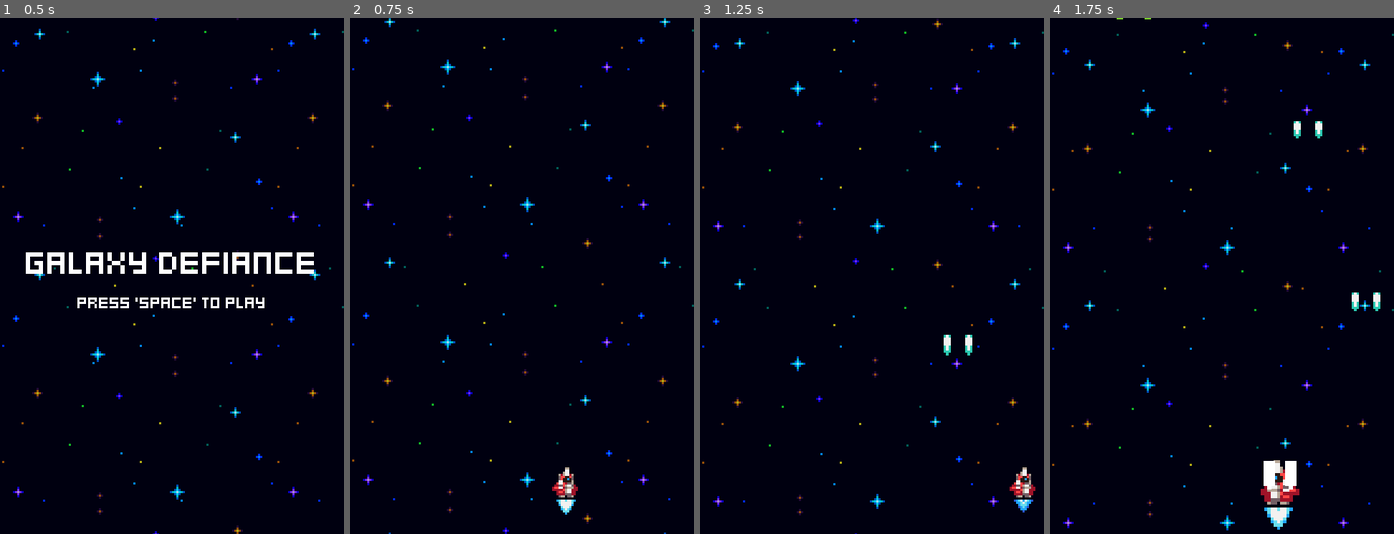
Above: before the commit, frames 1-4 (left to right).
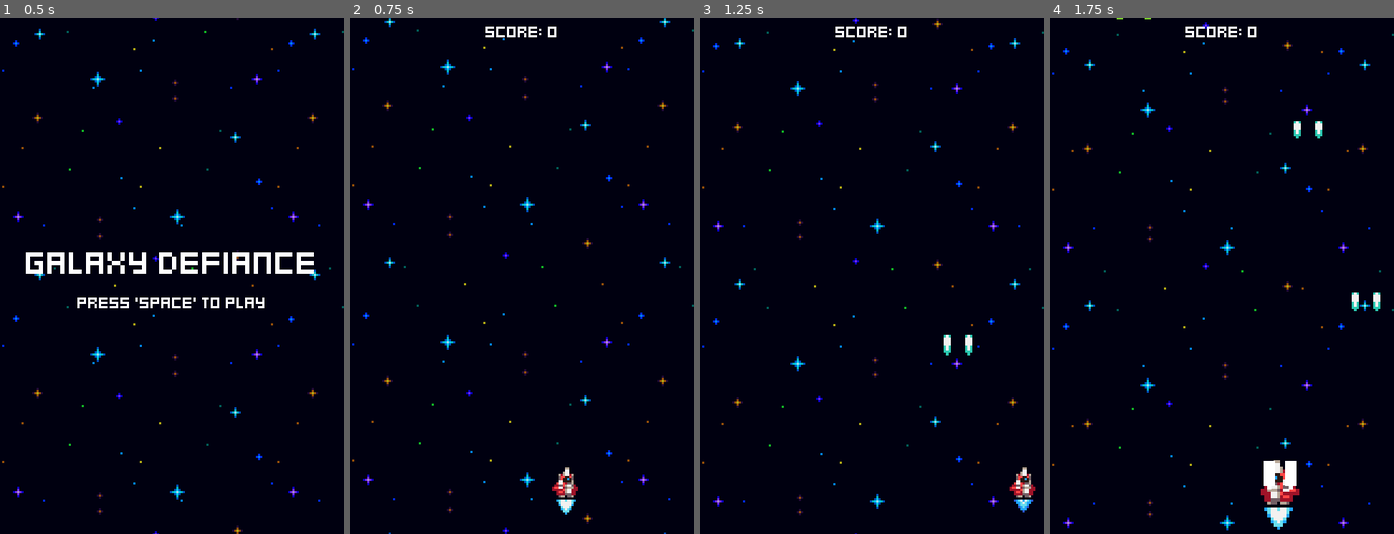
Above: after the commit, the same moments.

Repository: elbow667/GalaxyDefiance
Game: Godot game, scene res://Menus/menu.tscn
Two runs of this game, one before a commit and one after it. Both use one fixed random seed, a clock stepped at 60 frames per second and the inputs below.
Inputs:
- Up to frame 1 (0.5 s): no input
- Up to frame 2 (0.75 s): tap Space at 0.5 s; hold Right (ui_right) from 0.53 s (still down); tap Enter (ui_accept) at 0.6 s
- Up to frame 3 (1.25 s): keep holding Right (ui_right); tap Enter (ui_accept) at 0.77, 1.07 s
- Up to frame 4 (1.75 s): release Right (ui_right) at 1.28 s; hold Left (ui_left) from 1.28 s (still down); tap Enter (ui_accept) at 1.35, 1.52 s

Frame 1 is identical in both runs. In frame 2, 0.2% of the frame differs, in the area x 39-60%, y 1-4%; in frame 3, 0.2%; in frame 4, 0.2%.

Commit message:
Part 12 Score

Diff:
--- a/Enemies/enemy.gd
+++ b/Enemies/enemy.gd
@@ -9,8 +9,13 @@
 @onready var hurtbox_component: = $HurtboxComponent as HurtboxComponent
 @onready var hitbox_component: = $HitboxComponent as HitboxComponent
 @onready var destroyed_component: = $DestroyedComponent as DestroyedComponent
+@onready var score_component: ScoreComponent = $ScoreComponent as ScoreComponent
 
 func _ready() -> void:
+	stats_component.no_health.connect(func():
+		score_component.adjust_score()
+		)
+
 	visible_on_screen_notifier_2d.screen_exited.connect(queue_free)
 	hurtbox_component.hurt.connect(func(_hitbox: HitboxComponent):
 		scale_component.tween_scale()
--- a/Enemies/enemy.tscn
+++ b/Enemies/enemy.tscn
@@ -12,6 +12,8 @@
 [ext_resource type="Script" path="res://components/spawner_component.gd" id="10_5d7t0"]
 [ext_resource type="PackedScene" uid="uid://qirfo0351vm4" path="res://effects/explosion_effect.tscn" id="11_txjge"]
 [ext_resource type="Script" path="res://components/destroyed_component.gd" id="12_vci5g"]
+[ext_resource type="Script" path="res://components/score_component.gd" id="13_3unxy"]
+[ext_resource type="Resource" uid="uid://m7x3g1o840ot" path="res://game_stats.tres" id="14_hem5a"]
 
 [node name="Enemy" type="Node2D"]
 script = ExtResource("1_byxdk")
@@ -62,3 +64,7 @@
 actor = NodePath("..")
 stats_component = NodePath("../StatsComponent")
 destroy_effect_spawner_component = NodePath("../SpawnerComponent")
+
+[node name="ScoreComponent" type="Node" parent="."]
+script = ExtResource("13_3unxy")
+game_stats = ExtResource("14_hem5a")
--- a/components/score_component.gd
+++ b/components/score_component.gd
@@ -1,5 +1,6 @@
 # Give the component a class name so it can be instanced as a custom node
 class_name ScoreComponent
+
 extends Node
 
 # Export the game stats so we can manipulate the game score
--- a/components/spawner_component.gd
+++ b/components/spawner_component.gd
@@ -9,7 +9,7 @@
 # Spawn an instance of the scene at a specific global position on a parent
 # By default the parent is the current "main" scene , but you can pass in
 # an alternative parent if you so choose.
-func spawn(global_pos: Vector2 = global_position, parent: Node = get_tree().current_scene) -> Node:
+func spawn(global_spawn_position: Vector2 = global_position, parent: Node = get_tree().current_scene) -> Node:
 	assert(scene is PackedScene, "Error: The scene export was never set on this spawner component.")
 	# Instance the scene
 	var instance = scene.instantiate()
@@ -17,7 +17,7 @@
 	parent.add_child(instance)
 	# Update the global position of the instance.
 	# (This must be done after adding it as a child)
-	instance.global_position = global_pos
+	instance.global_position = global_spawn_position
 	# Return the instance in case we want to perform any other operations
 	# on it after instancing it.
 	return instance
--- /dev/null
+++ b/game_stats.gd
@@ -0,0 +1,12 @@
+class_name GameStats
+
+extends Resource
+
+@export var score: int = 0:
+	set(value):
+		score = value
+		score_changed.emit(score)
+
+@export var highscore: int = 0
+
+signal score_changed(new_score)
--- /dev/null
+++ b/game_stats.tres
@@ -0,0 +1,8 @@
+[gd_resource type="Resource" script_class="GameStats" load_steps=2 format=3 uid="uid://m7x3g1o840ot"]
+
+[ext_resource type="Script" path="res://game_stats.gd" id="1_pv4eb"]
+
+[resource]
+script = ExtResource("1_pv4eb")
+score = 0
+highscore = 0
--- a/world.gd
+++ b/world.gd
@@ -1,10 +1,29 @@
 extends Node2D
+###############################
+# enemy: no health signal
+# score component -> sets the score
+# signal score change
+# updates the score label
+###############################
+@export var game_stats: GameStats
 
 @onready var ship: Node2D = $Ship
+@onready var score_label: Label = $ScoreLabel
 
 # Called when the node enters the scene tree for the first time.
 func _ready() -> void:
+	update_score_label(game_stats.score)
+	game_stats.score_changed.connect(update_score_label)
+
 	ship.tree_exiting.connect(func():
 		await get_tree().create_timer(1.0).timeout
 		get_tree().change_scene_to_file("res://Menus/game_over.tscn")
 		)
+
+func update_score_label(new_score: int) -> void:
+	score_label.text = "Score: " + str(new_score)
+
+# no health signal
+# score component -> sets the score
+# signal score change
+# updates the score label
--- a/world.tscn
+++ b/world.tscn
@@ -1,12 +1,15 @@
-[gd_scene load_steps=5 format=3 uid="uid://ldsdn4ujgok3"]
+[gd_scene load_steps=7 format=3 uid="uid://ldsdn4ujgok3"]
 
 [ext_resource type="Script" path="res://world.gd" id="1_seui3"]
 [ext_resource type="PackedScene" uid="uid://8o64veaactv0" path="res://player_ship/ship.tscn" id="1_xckl8"]
 [ext_resource type="PackedScene" uid="uid://cvxnlc4gytw2n" path="res://effects/space_background.tscn" id="2_7xocw"]
+[ext_resource type="Resource" uid="uid://m7x3g1o840ot" path="res://game_stats.tres" id="2_bxa8w"]
 [ext_resource type="PackedScene" uid="uid://ci8lq3g1dlov1" path="res://Enemies/enemy_generator.tscn" id="3_b3ps5"]
+[ext_resource type="LabelSettings" uid="uid://bh06675deg8yu" path="res://Menus/default_label_settings.tres" id="5_jcrrs"]
 
 [node name="World" type="Node2D"]
 script = ExtResource("1_seui3")
+game_stats = ExtResource("2_bxa8w")
 
 [node name="Ship" parent="." instance=ExtResource("1_xckl8")]
 position = Vector2(80, 216)
@@ -14,3 +17,11 @@
 [node name="SpaceBackground" parent="." instance=ExtResource("2_7xocw")]
 
 [node name="EnemyGenerator" parent="." instance=ExtResource("3_b3ps5")]
+
+[node name="ScoreLabel" type="Label" parent="."]
+offset_right = 160.0
+offset_bottom = 13.0
+text = "SCORE"
+label_settings = ExtResource("5_jcrrs")
+horizontal_alignment = 1
+vertical_alignment = 1
Not shown: 1 places in Enemies/enemy.tscn that only renumber resources
